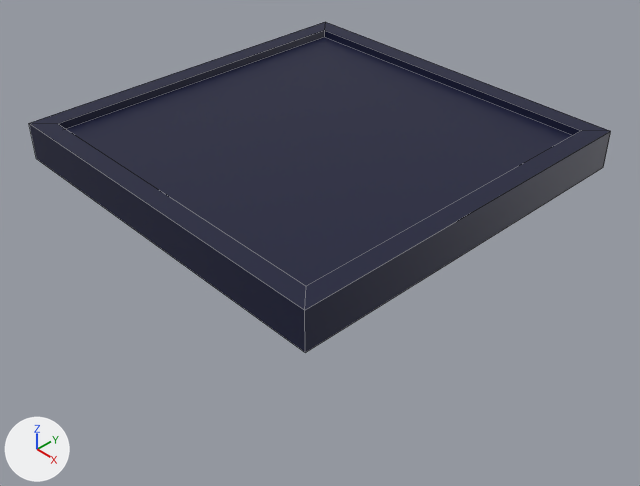
The Blender file models/tile2.blend: old version first, new version second.
Rendered twice from a 50 mm camera at (14.15, -13.24, 9.93) aimed at (0.52, -0.41, -2.96). Every picture has the same lights, and +X, +Y and +Z are marked at lower left. Mesh edges are drawn as thin lines.
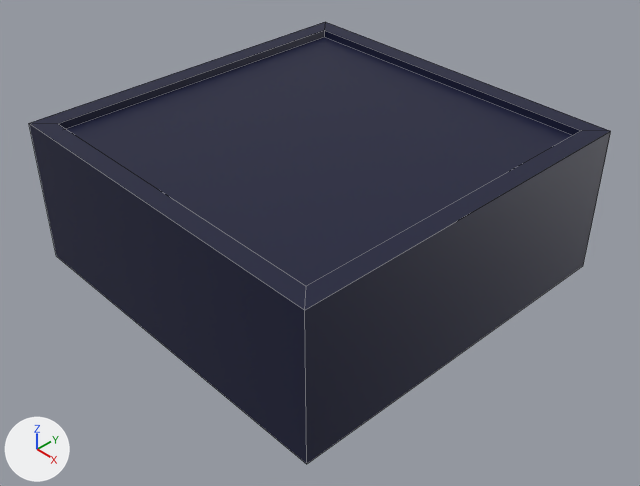
Pixel boxes (x1, y1, x2, y2) of what changed, in the pictures (640 x 486 px; the box of a moved part takes in the faces that stretch with it):
'Cube', reshaped (33% taller): before (29, 22, 611, 353); after (29, 22, 611, 464)
part 1 of me_cube_001, moved or reshaped: before (29, 123, 611, 353); after (29, 123, 611, 464)

Edits to the bpy script that builds the scene:
```text
Change me_cube_001:
    where me_cube_001.from_pydata(...)  # 16 vertices, 14 faces; spans x -5.0..5.0, y -5.0..5.0, z -1.0..0.0
    used by ob_cube; location = (0.0, 0.0, 0.0)
    before: 0 (-5.0, -5.0, -1.0) at pixel (36, 158), 2 (-5.0, 5.0, -1.0), 4 (5.0, -5.0, -1.0) at pixel (305, 352), 6 (5.0, 5.0, -1.0) at pixel (603, 167)
    me_cube_001 part 1
    add for i in [0, 2, 4, 6]: me_cube_001.vertices[i].co += Vector((0.0, 0.0, -3.0))
```
